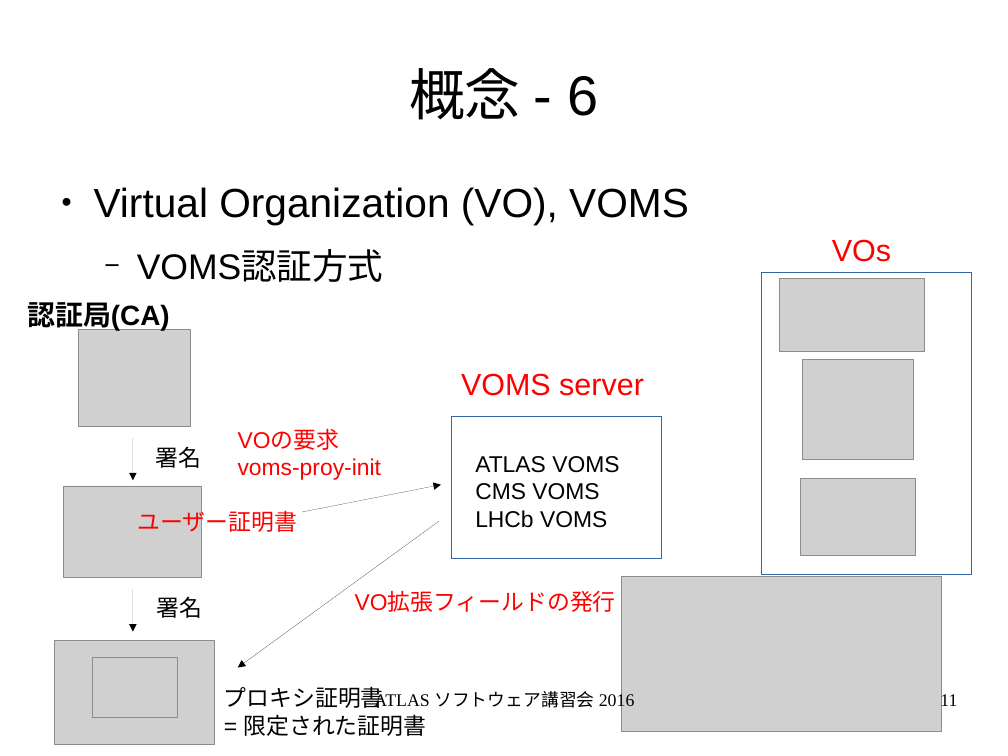
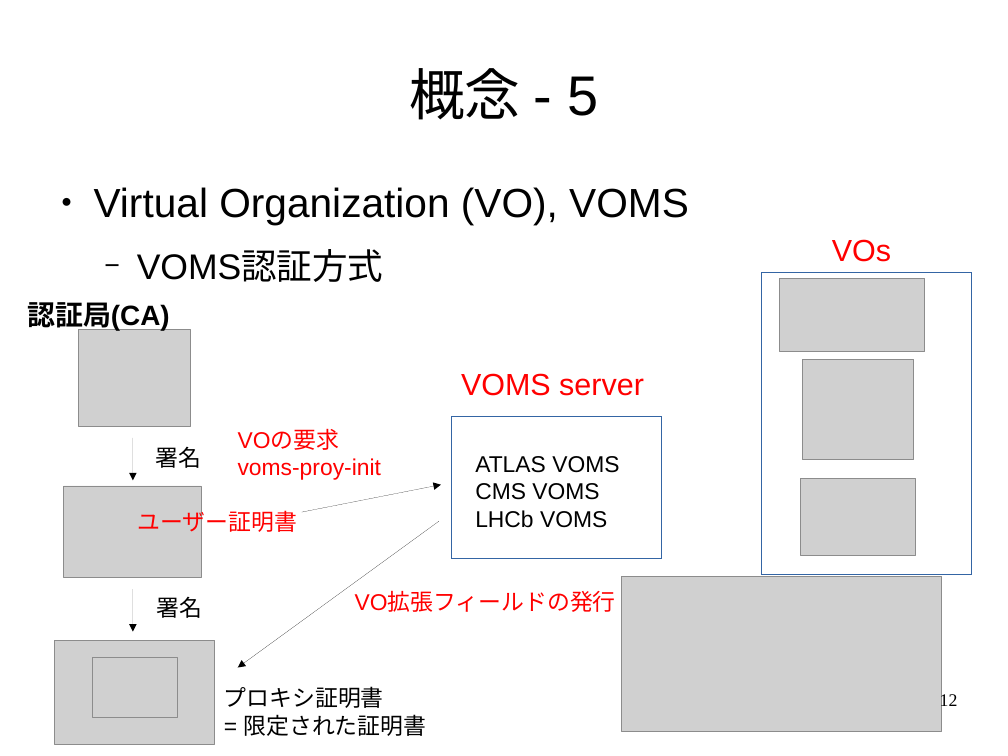
Before and after one commit to GenKawamura/2016-ATLAS-Japan-computing-tutorial, a slide deck: slide 12 of slides/odp/grid_computing.odp (slide 11 before the commit). Drawn at 1008x756 pixels with LibreOffice and Linux fonts; fonts in the diff are those of the drawing; grey boxes stand for pictures. Boxes give left, top, right and bottom in pixels: in the first picture for what was removed or moved away, otherwise in the second. Text is boxed around its words. In the diff, an @@ line names an element or a change of style, - is before the commit and + after.

```diff
--- a/slides/odp/grid_computing.odp
+++ b/slides/odp/grid_computing.odp
@@ title at (x1=409, y1=68, x2=599, y2=120): text changed @@
-概念 - 6
+概念 - 5
@@ text removed at (x1=374, y1=691, x2=635, y2=711) @@
-ATLAS ソフトウェア講習会 2016
@@ page number at (x1=940, y1=693, x2=958, y2=711): text changed @@
-11
+12
```
Also in this commit, not shown: 14 other slides changed, 1 slide added, 6 other files.
